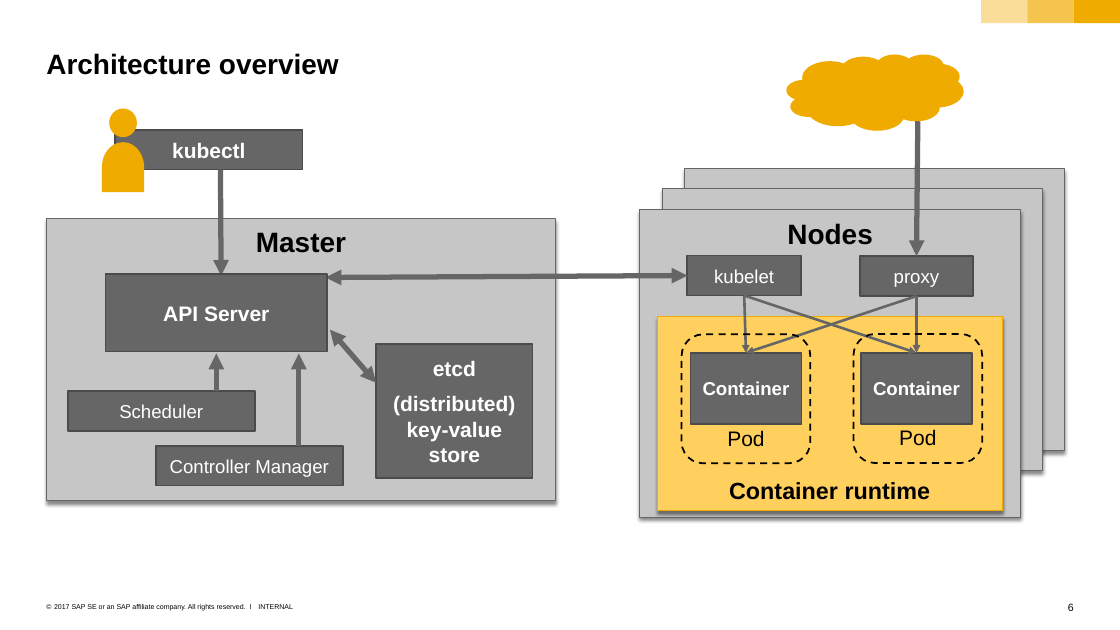
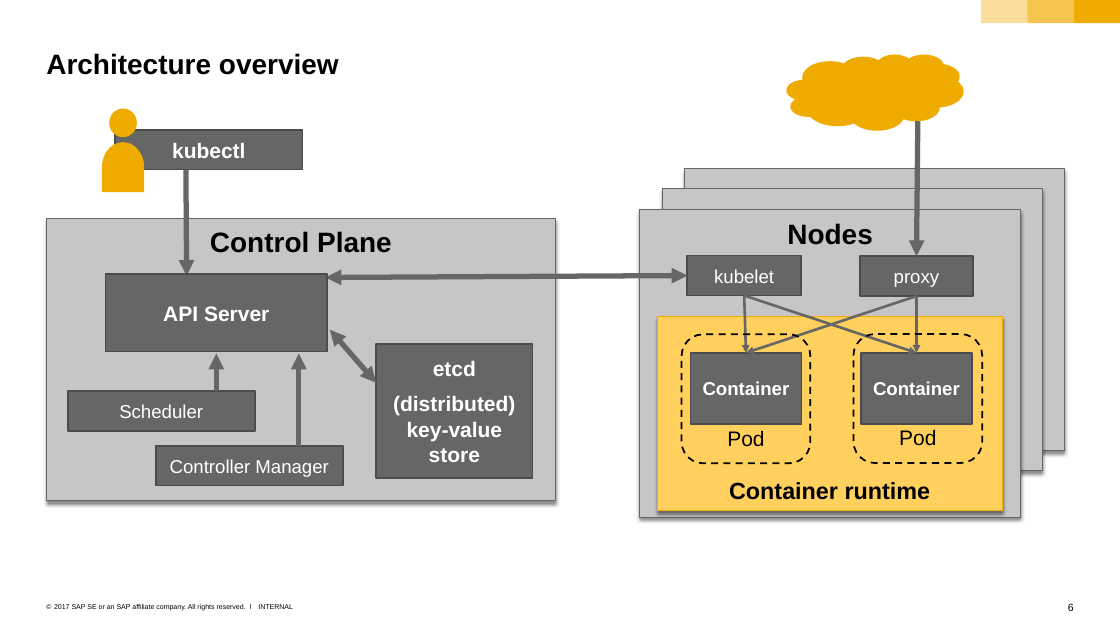
Before and after one commit to sriramrokkam/k8s-training, a slide deck: slide 6 of kubernetes/01_k8s_core_components.pptx. Drawn at 1120x630 pixels with LibreOffice and Linux fonts; fonts in the diff are those of the drawing. Boxes give left, top, right and bottom in pixels: in the first picture for what was removed or moved away, otherwise in the second. Text is boxed around its words. In the diff, an @@ line names an element or a change of style, - is before the commit and + after.

```diff
--- a/kubernetes/01_k8s_core_components.pptx
+++ b/kubernetes/01_k8s_core_components.pptx
@@ arrow moved from (221, 170) - (221, 275) to (186, 170) - (186, 275) @@
@@ text in rectangle at [210, 231, 392, 253]: text changed @@
-Master
+Control Plane
```
Also in this commit, not shown: 2 other slides changed, 8 other files.
